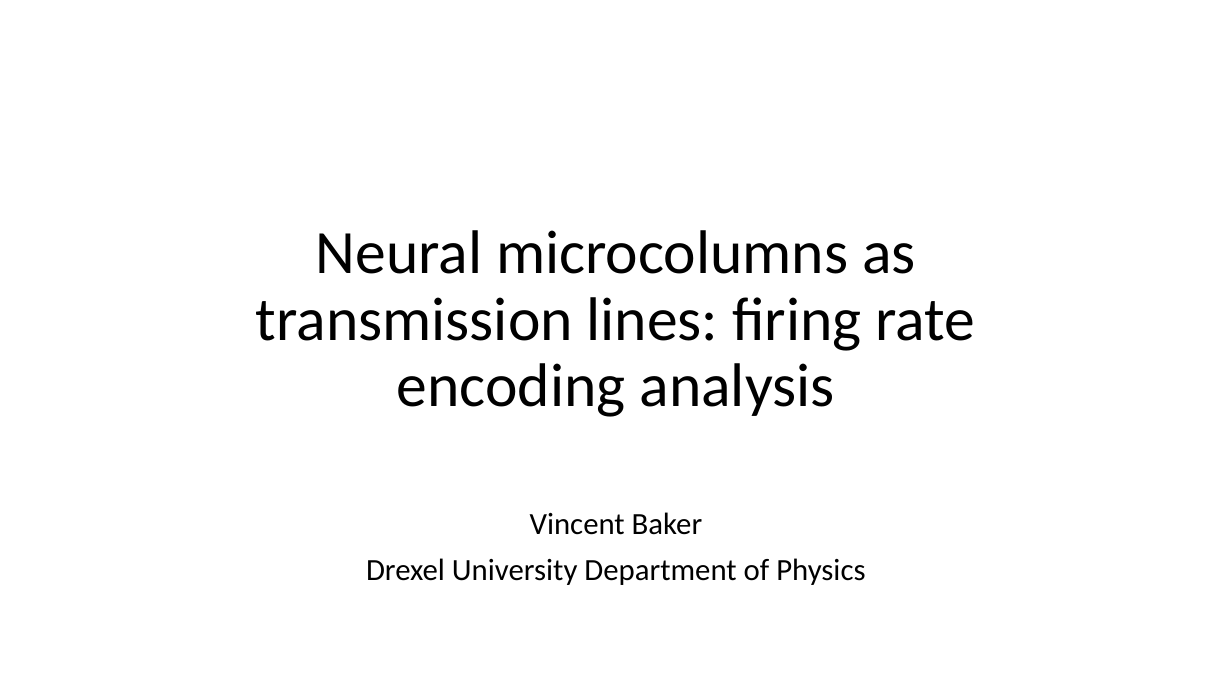
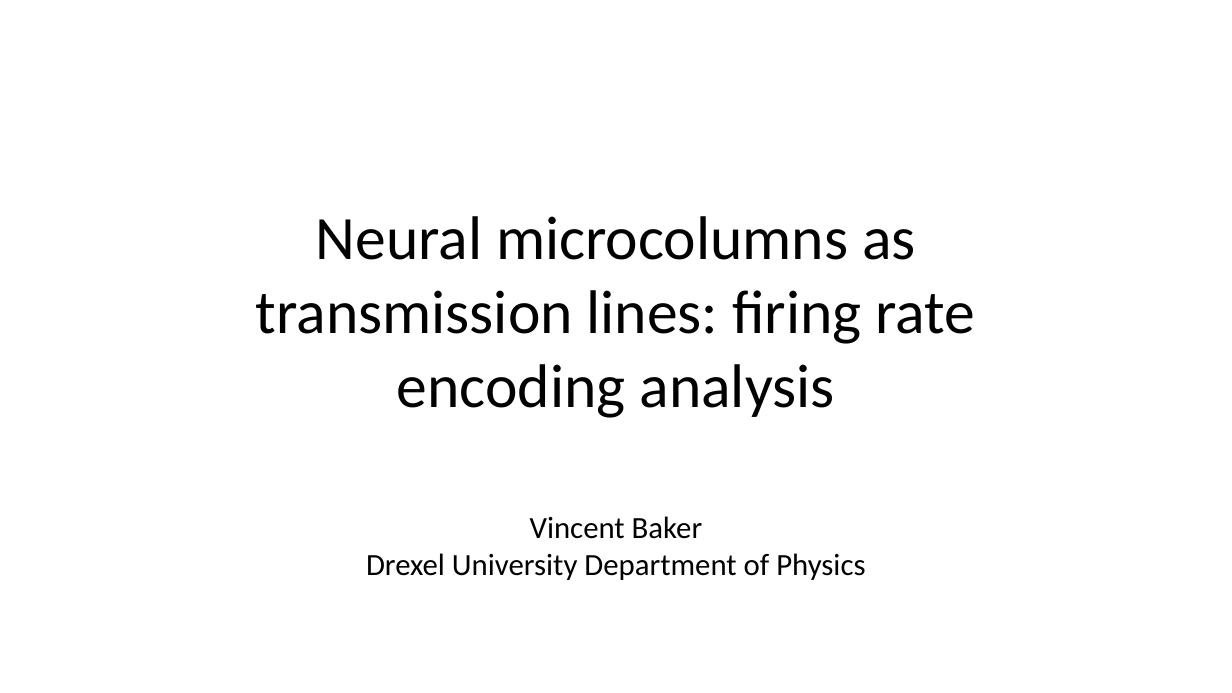
Before and after one commit to vbaker145/neuron, a slide deck: slide 1 of encoding_paper/Firing Rate Encoding Analysis.pptx. Drawn at 1232x693 pixels with LibreOffice and Linux fonts; fonts in the diff are those of the drawing; background and template pictures are left out. Boxes give left, top, right and bottom in pixels: in the first picture for what was removed or moved away, otherwise in the second. Text is boxed around its words. In the diff, an @@ line names an element or a change of style, - is before the commit and + after.

```diff
--- a/encoding_paper/Firing Rate Encoding Analysis.pptx
+++ b/encoding_paper/Firing Rate Encoding Analysis.pptx
@@ text "Neural microcolumns as transmission lines: ..." at [256,216,976,418]: line spacing 0.9 to 1 @@
@@ text "Vincent Baker" at [366,516,865,580]: line spacing 0.9 to 1; less space between paragraphs @@
```
Also in this commit, not shown: 11 other slides changed, 4 slides added, 4 other files.
